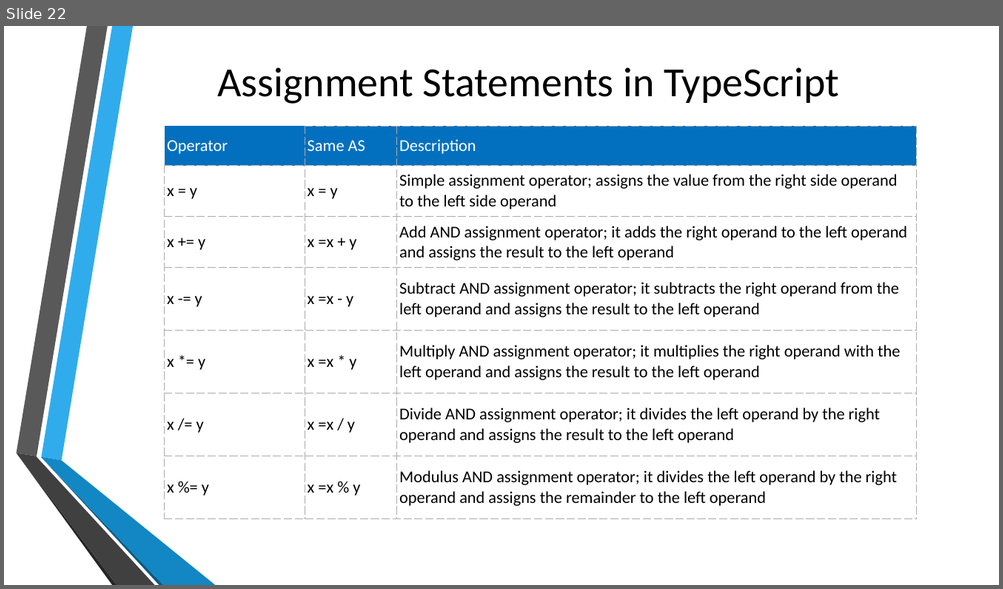
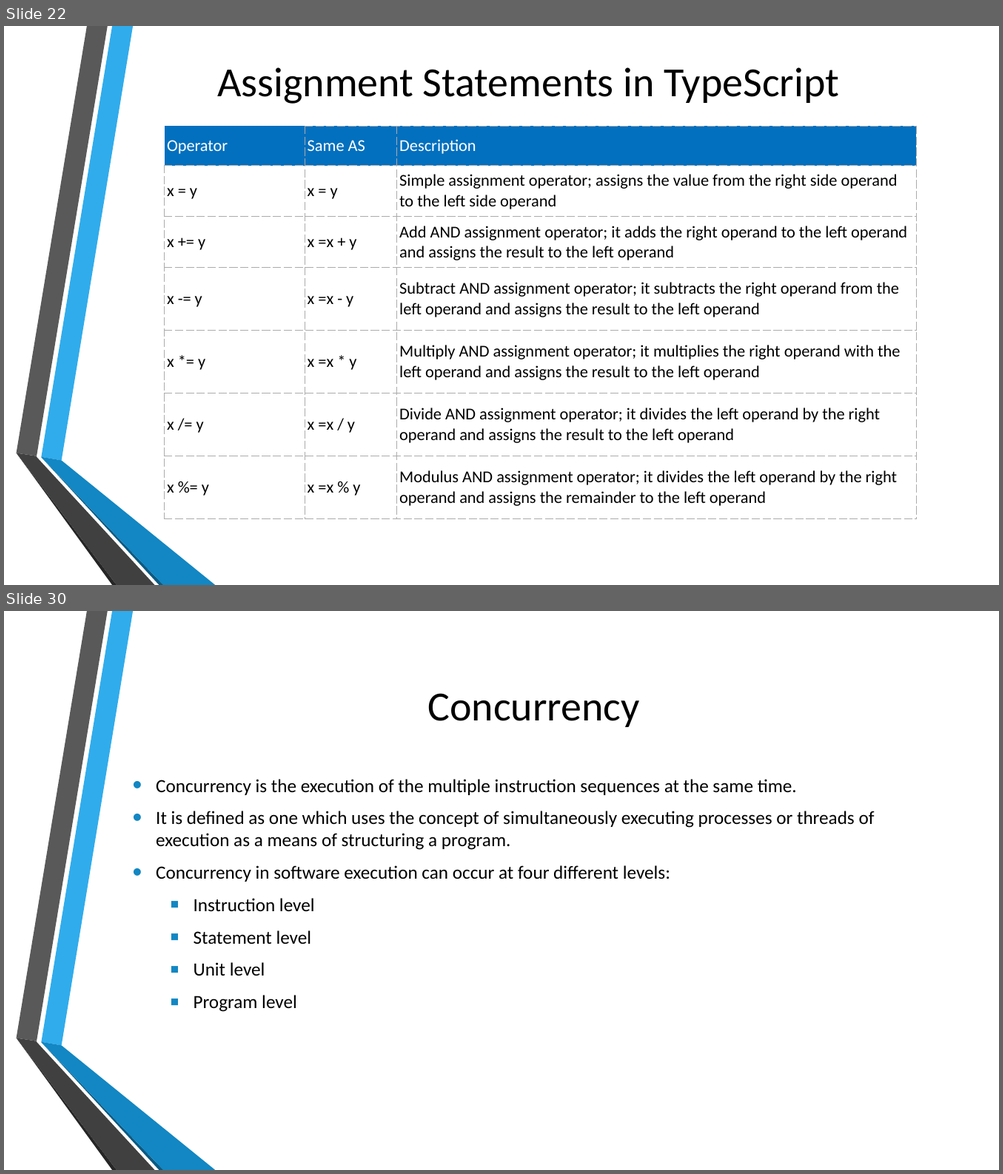
Before and after one commit to kalyank12/SoftwareParadigms, a slide deck: PPT/Group02-Component1.pptx. Shown one above the other, each under a label of ours: slide 22 before the commit, slides 22 and 30 after it; the slides between them are not shown. The pictures are 1003x589 and 1003x1174 pixels, drawn with LibreOffice and Linux fonts; fonts in the diff are those of the drawing; background and template pictures are left out. Boxes give left, top, right and bottom in pixels: in the first picture for what was removed or moved away, otherwise in the second. Text is boxed around its words. In the diff, an @@ line names an element or a change of style, - is before the commit and + after.

```diff
--- a/PPT/Group02-Component1.pptx
+++ b/PPT/Group02-Component1.pptx
@@ slide 30 added at box(4, 611, 999, 1170), background picture (left out); not listed: 6 template elements that a slide beside it also shows @@
@@ title added at box(428, 693, 640, 727), 40 pt, text #000000 @@
+Concurrency
@@ text added at box(156, 779, 874, 1012), 18 pt, text #000000 @@
+• Concurrency is the execution of the multiple instruction sequences at the same time.
+• It is defined as one which uses the concept of simultaneously executing processes or threads of execution as a means of structuring a program.
+• Concurrency in software execution can occur at four different levels:
+  ▪ Instruction level
+  ▪ Statement level
+  ▪ Unit level
+  ▪ Program level
```
Also in this commit, not shown: 7 other slides added.
